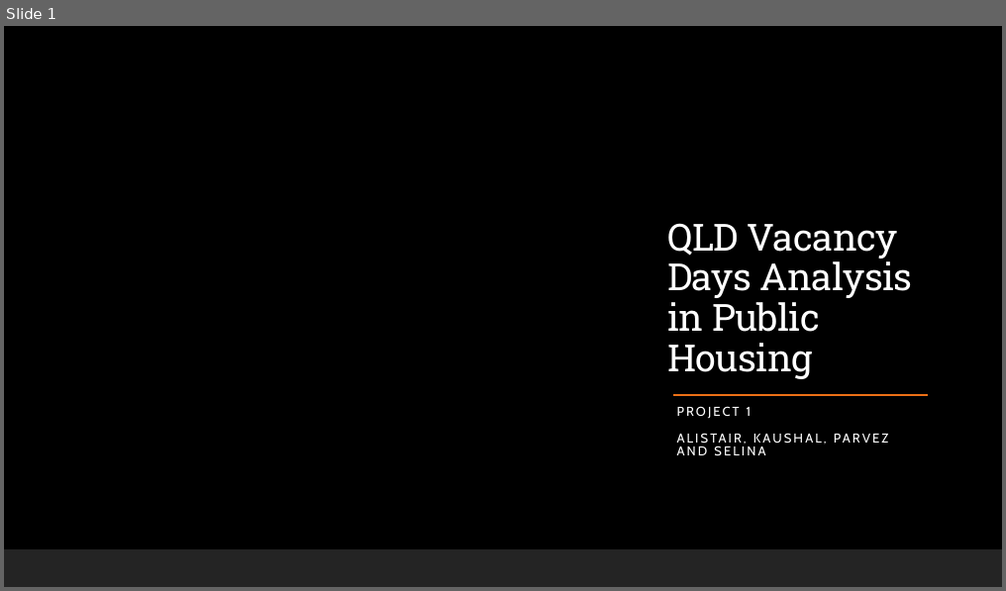
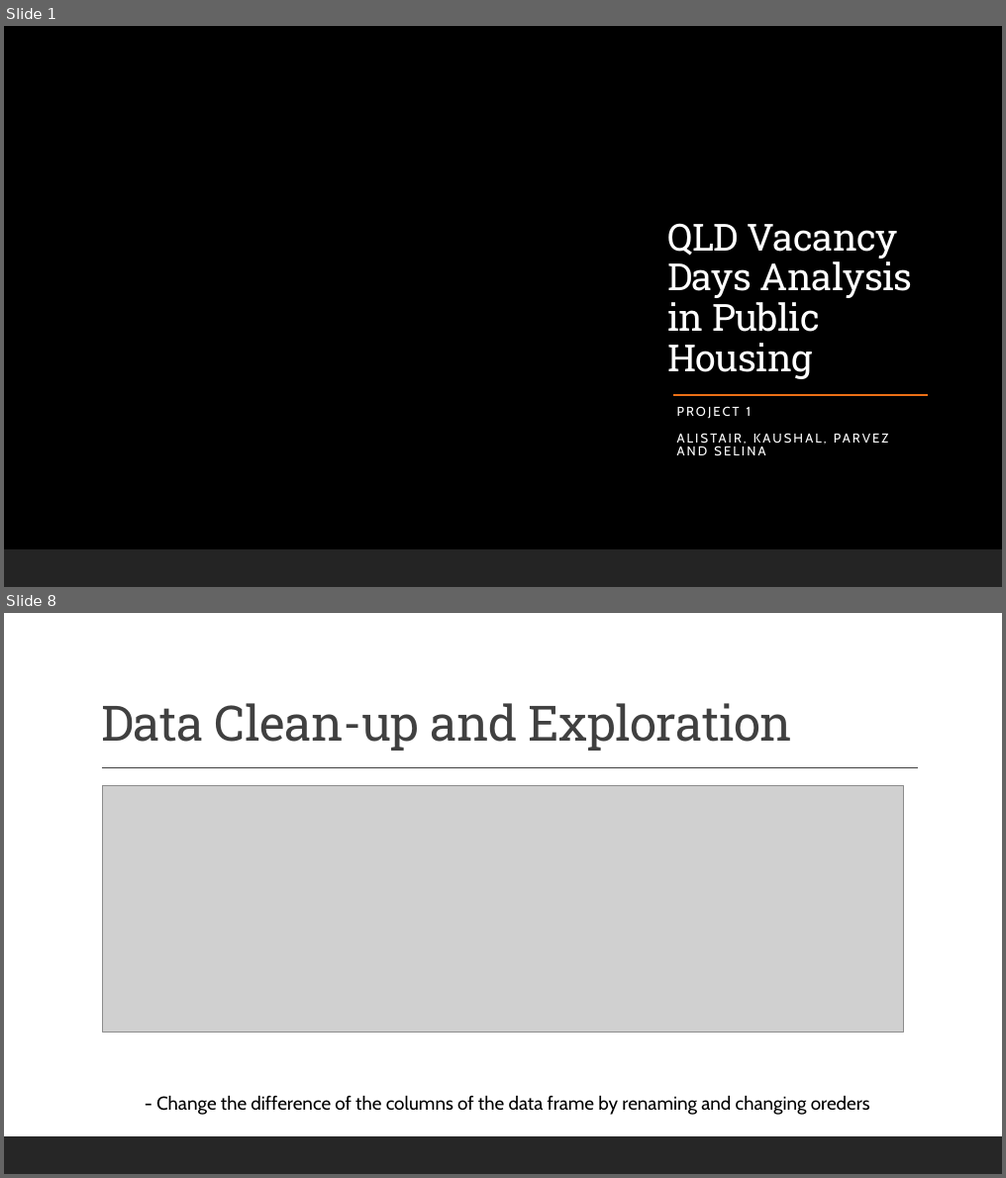
Before and after one commit to Anguyensfg/project-1, a slide deck: QLD Housing Vacancy.pptx. Shown one above the other, each under a label of ours: slide 1 before the commit, slides 1 and 8 after it; the slides between them are not shown. The pictures are 1006x591 and 1006x1178 pixels, drawn with LibreOffice and Linux fonts; fonts in the diff are those of the drawing; grey boxes stand for pictures; background and template pictures are left out. Boxes give left, top, right and bottom in pixels: in the first picture for what was removed or moved away, otherwise in the second. Text is boxed around its words. In the diff, an @@ line names an element or a change of style, - is before the commit and + after.

```diff
--- a/QLD Housing Vacancy.pptx
+++ b/QLD Housing Vacancy.pptx
@@ slide 8 added at [4, 613, 1002, 1174], background #FFFFFF; not listed: 1 template element that a slide beside it also shows @@
@@ title added at [101, 703, 793, 751], 47 pt, text #404040 @@
+Data Clean-up and Exploration
@@ line added from (102, 768) to (918, 768), #404040 1 pt @@
@@ picture added at [102, 786, 904, 1032] @@
@@ text added at [156, 1095, 870, 1115], 18 pt, text #000000 @@
+- Change the difference of the columns of the data frame by renaming and changing oreders
```
Also in this commit, not shown: 10 slides changed, 10 other slides added, 9 slides removed.
